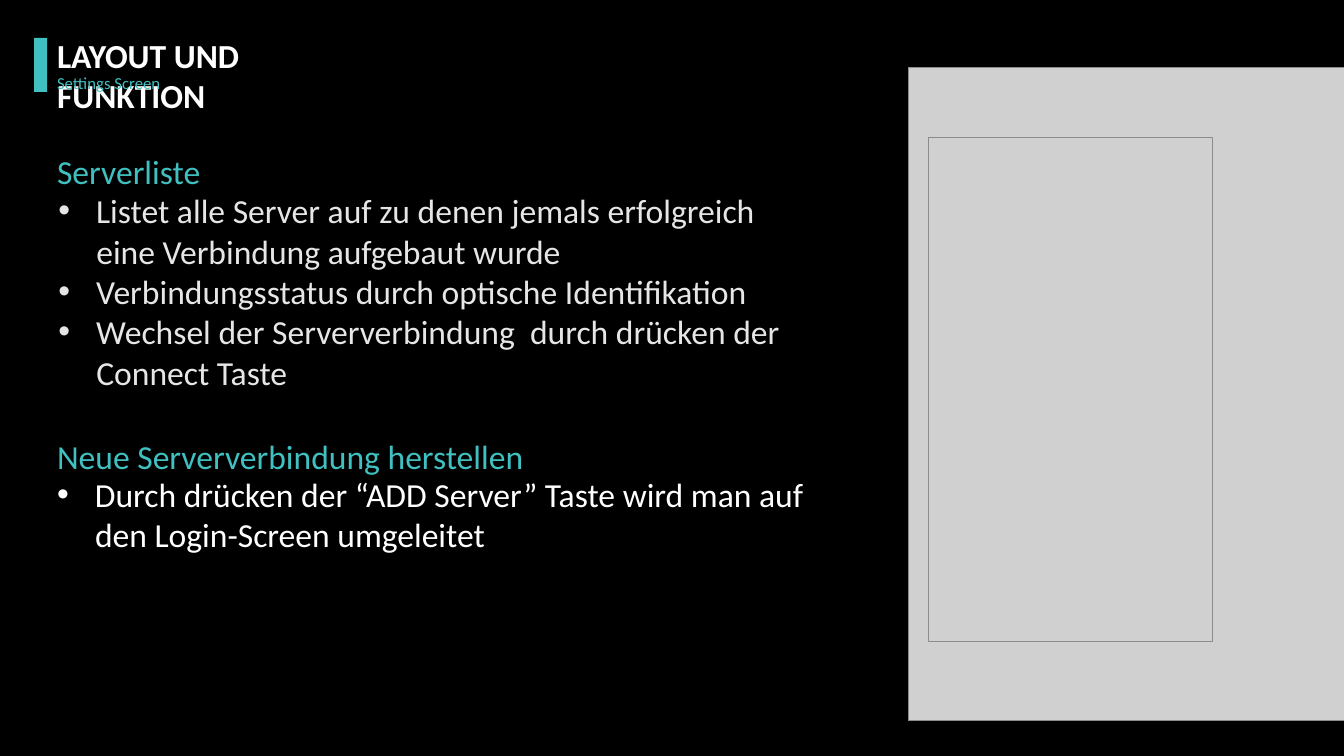
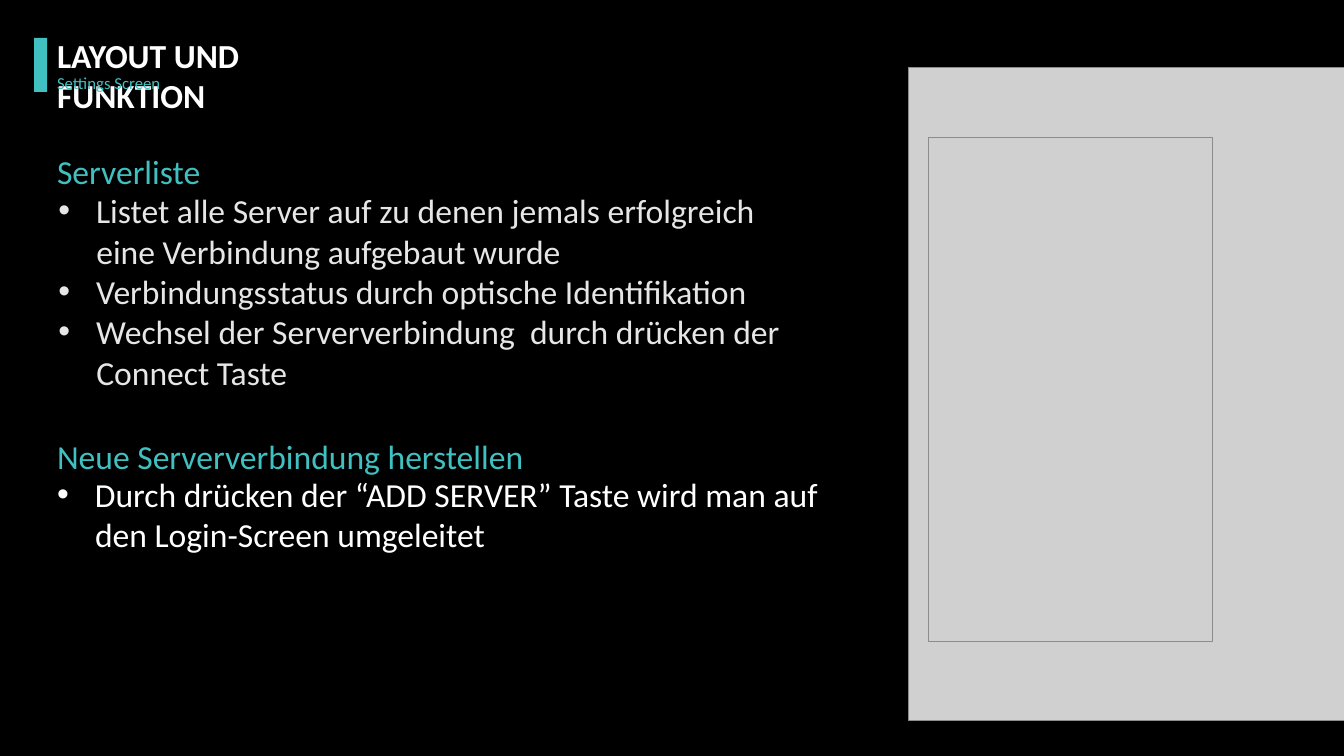
Before and after one commit to pagdot/Jukebox-App, a slide deck: slide 14 of doc/Mobile/Präsentation/Präsentation.pptx. Drawn at 1344x756 pixels with LibreOffice and Linux fonts; fonts in the diff are those of the drawing; grey boxes stand for pictures; background and template pictures are left out. Boxes give left, top, right and bottom in pixels: in the first picture for what was removed or moved away, otherwise in the second. Text is boxed around its words. In the diff, an @@ line names an element or a change of style, - is before the commit and + after.

```diff
--- a/doc/Mobile/Präsentation/Präsentation.pptx
+++ b/doc/Mobile/Präsentation/Präsentation.pptx
@@ text at <box>95,483,818,508</box>: text changed @@
-• Durch drücken der “ADD Server” Taste wird man auf
+• Durch drücken der “ADD SERVER” Taste wird man auf
```
Also in this commit, not shown: 4 other slides changed.
